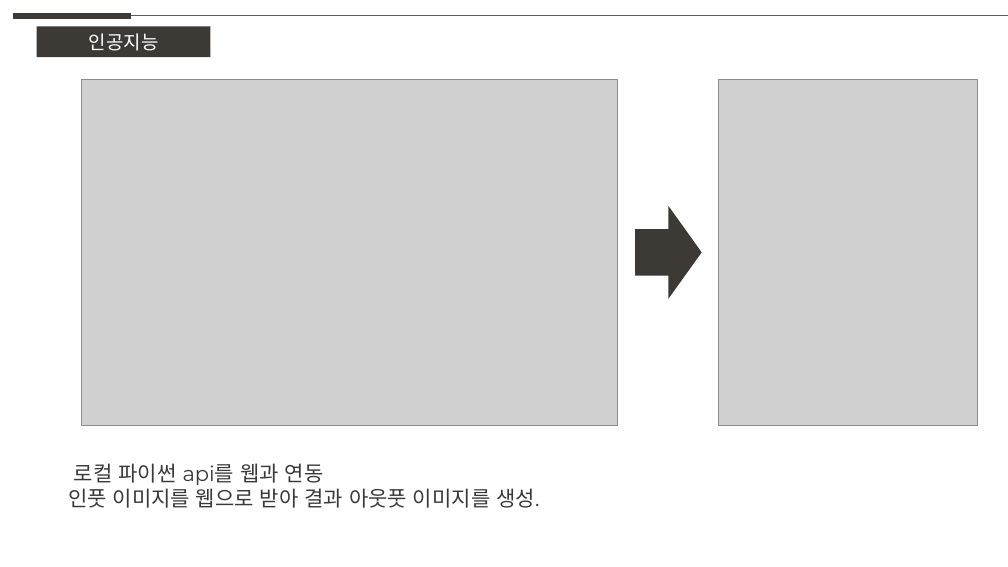
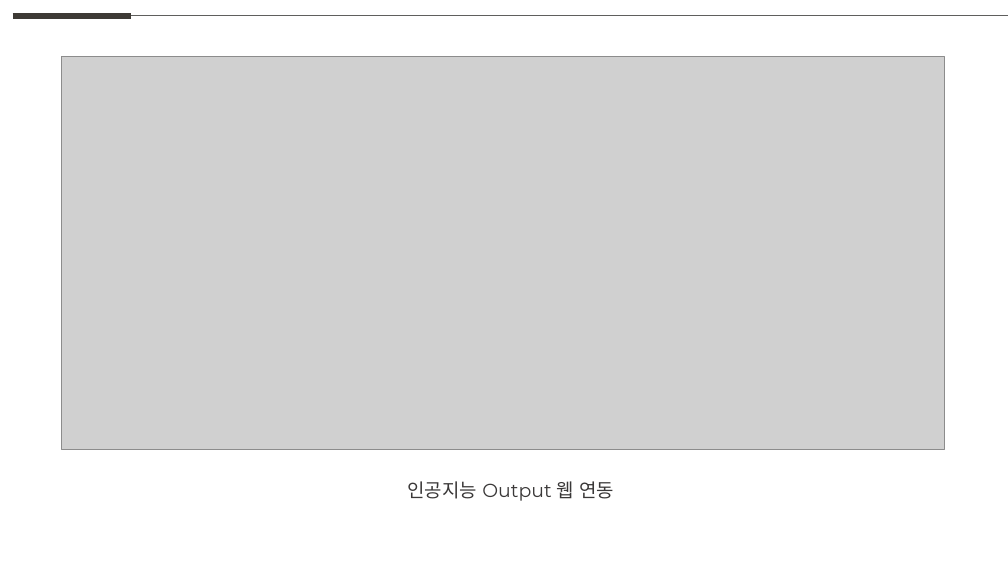
Before and after one commit to weaknessHero/Project_AvatarS, a slide deck: slide 2 of 발표자료/업데이트/LJHPPT.pptx. Drawn at 1008x567 pixels with LibreOffice and Linux fonts; fonts in the diff are those of the drawing; grey boxes stand for pictures. Boxes give left, top, right and bottom in pixels: in the first picture for what was removed or moved away, otherwise in the second. Text is boxed around its words. In the diff, an @@ line names an element or a change of style, - is before the commit and + after.

```diff
--- a/발표자료/업데이트/LJHPPT.pptx
+++ b/발표자료/업데이트/LJHPPT.pptx
@@ rectangle removed at bbox=[37, 26, 211, 57] @@
-인공지능
@@ picture: place and size @@
-picture at bbox=[82, 80, 618, 426]
+picture at bbox=[61, 56, 944, 449]
@@ picture removed at bbox=[718, 80, 977, 426] @@
@@ right arrow removed at bbox=[635, 206, 702, 299] @@
@@ text removed at bbox=[68, 463, 539, 508] @@
-로컬 파이썬 api를 웹과 연동
-인풋 이미지를 웹으로 받아 결과 아웃풋 이미지를 생성.
@@ text added at bbox=[407, 481, 614, 501], 18 pt, text #3A3838 @@
+인공지능 Output 웹 연동
```
Also in this commit, not shown: 4 slides added.
